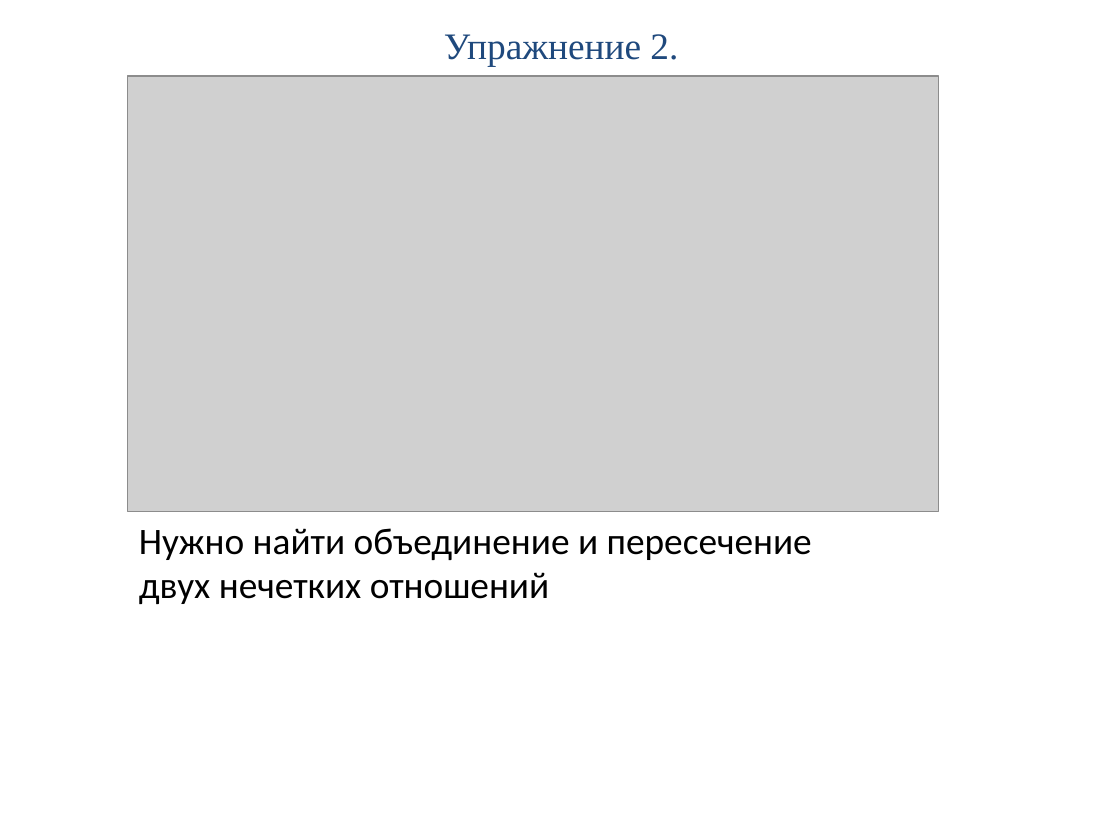
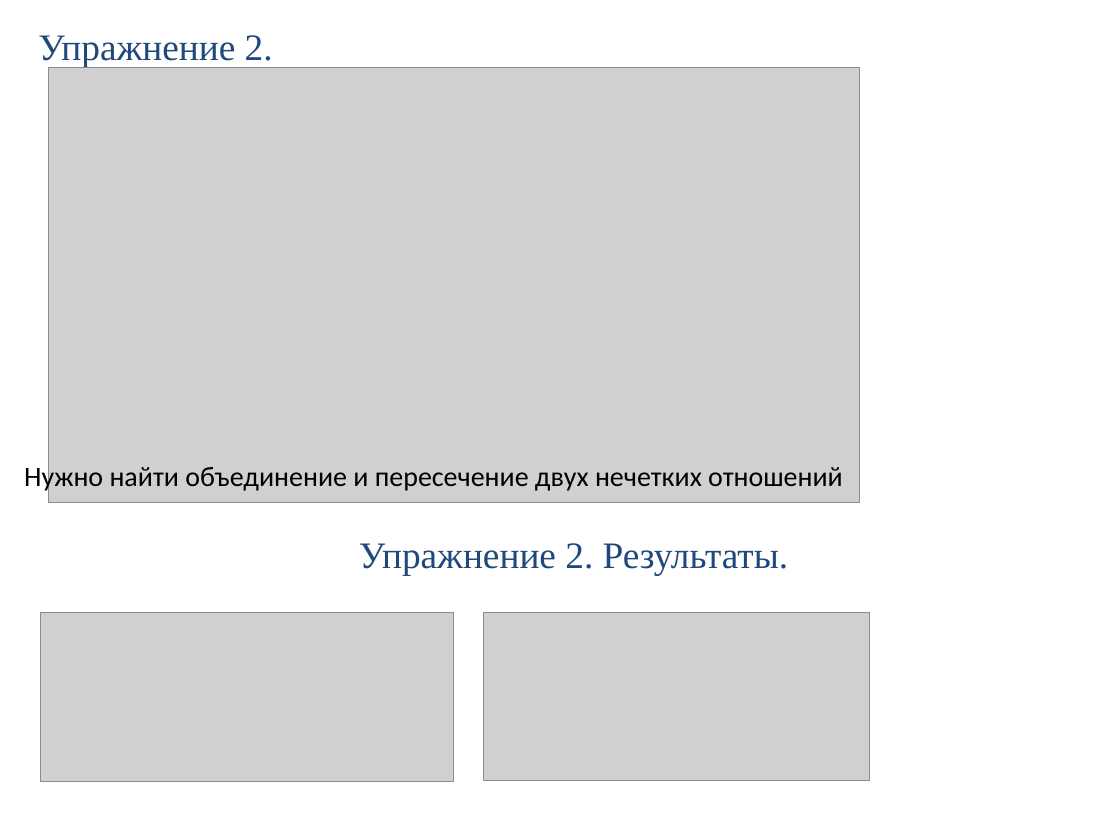
Before and after one commit to PPPoE15/MASTER, a slide deck: slide 11 of 2_sem/ISU/practice/ИСУ_практ_2.pptx (slide 14 before the commit). Drawn at 1120x840 pixels with LibreOffice and Linux fonts; fonts in the diff are those of the drawing; grey boxes stand for pictures. Boxes give left, top, right and bottom in pixels: in the first picture for what was removed or moved away, otherwise in the second. Text is boxed around its words. In the diff, an @@ line names an element or a change of style, - is before the commit and + after.

```diff
--- a/2_sem/ISU/practice/ИСУ_практ_2.pptx
+++ b/2_sem/ISU/practice/ИСУ_практ_2.pptx
@@ title "Упражнение 2.": place and size @@
-title "Упражнение 2." at bbox=[444, 34, 678, 66]
+title "Упражнение 2." at bbox=[38, 35, 273, 68]
@@ picture: place and size @@
-picture at bbox=[128, 76, 939, 512]
+picture at bbox=[48, 67, 859, 503]
@@ text "Нужно найти объединение и пересечение ...": place and size @@
-text "Нужно найти объединение и пересечение ..." at bbox=[139, 528, 812, 604]
+text "Нужно найти объединение и пересечение ..." at bbox=[24, 463, 843, 493]
@@ text "Нужно найти объединение и пересечение ..." at bbox=[24, 463, 843, 493]: size 24 to 18 pt @@
@@ text added at bbox=[359, 543, 789, 575], 24 pt, text #1F497D @@
+Упражнение 2. Результаты.
@@ picture added at bbox=[40, 613, 454, 782] @@
@@ picture added at bbox=[484, 613, 870, 781] @@
```
Also in this commit, not shown: 6 other slides changed, 9 slides removed, 8 other files.
